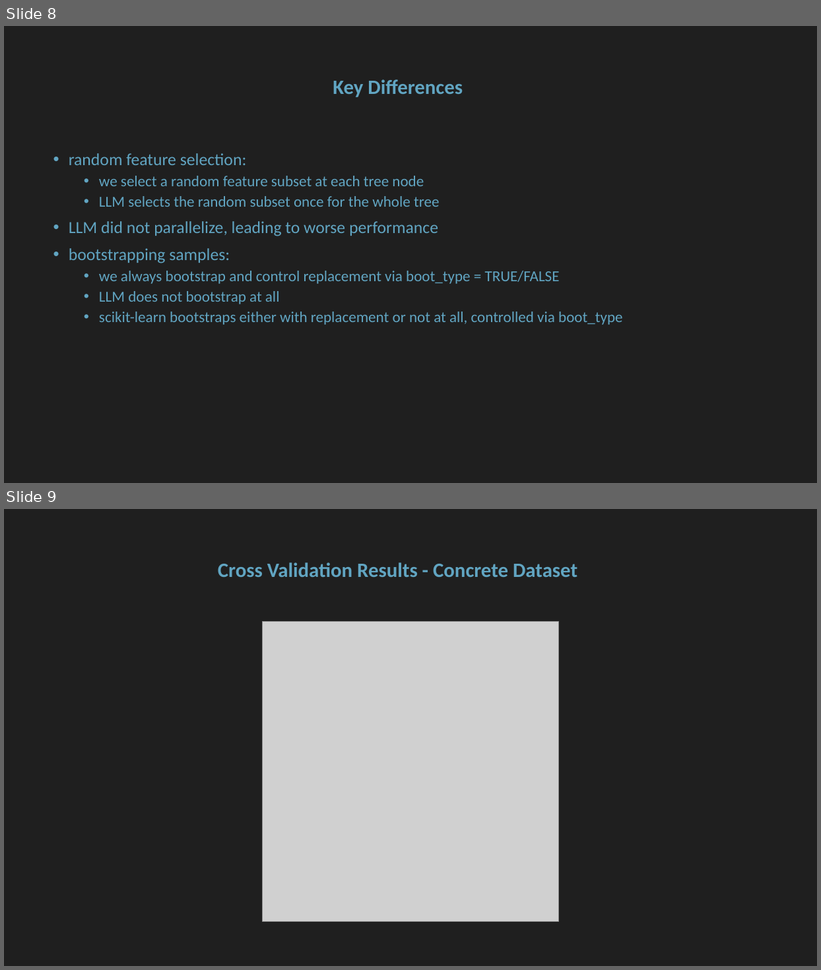
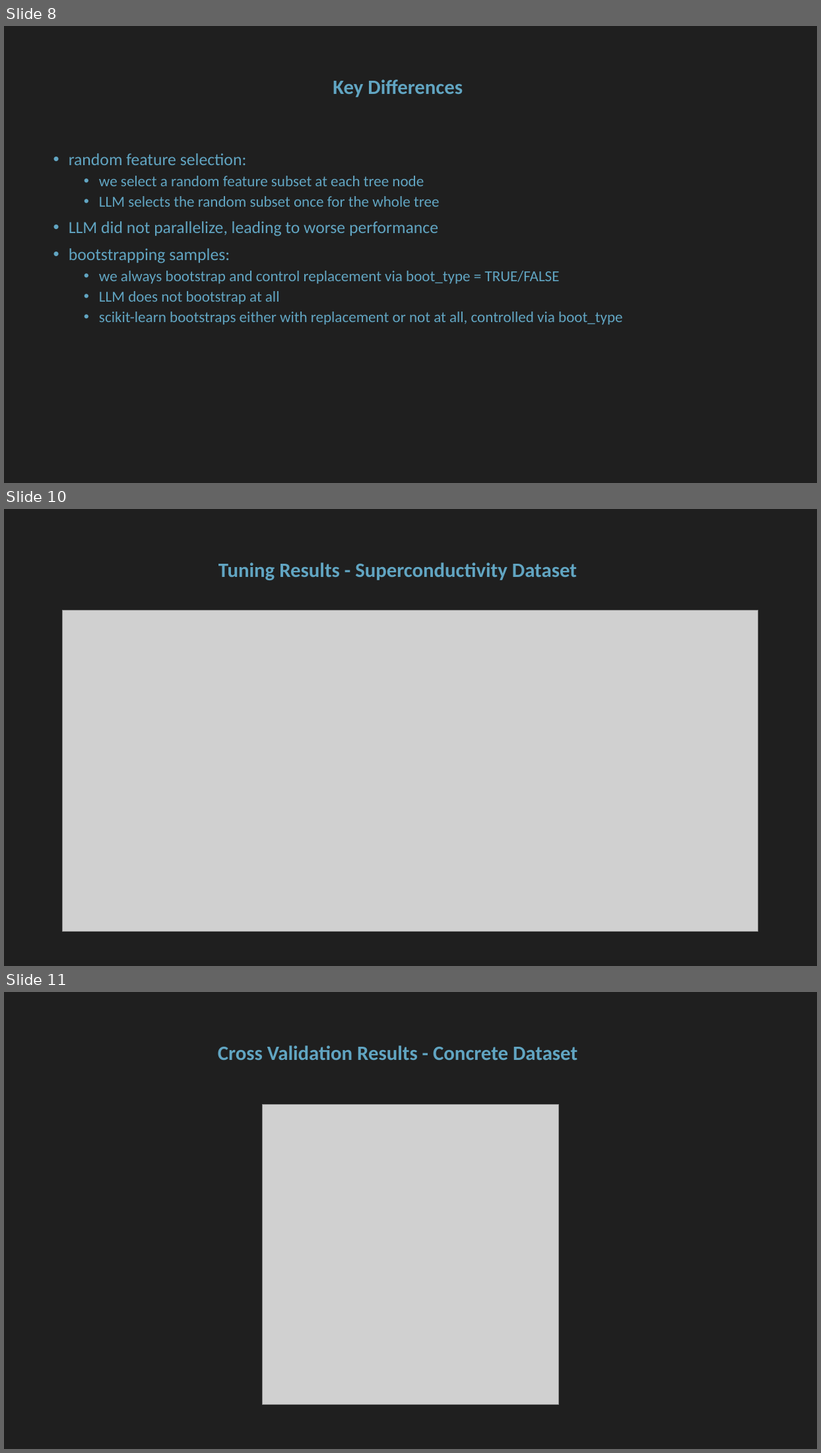
Before and after one commit to floengl/Machine-Learning, a slide deck: Exercise_2/Exercie2_slides.pptx. Shown one above the other, each under a label of ours: slides 8 and 9 before the commit, slides 8, 10 and 11 after it; the slides between them are not shown. The pictures are 821x970 and 821x1453 pixels, drawn with LibreOffice and Linux fonts; fonts in the diff are those of the drawing; grey boxes stand for pictures. Boxes give left, top, right and bottom in pixels: in the first picture for what was removed or moved away, otherwise in the second. Text is boxed around its words. In the diff, an @@ line names an element or a change of style, - is before the commit and + after.

```diff
--- a/Exercise_2/Exercie2_slides.pptx
+++ b/Exercise_2/Exercie2_slides.pptx
@@ slide 10 added at [4,509,817,966], background #1F1F1F @@
@@ title added at [218,562,577,580], 24 pt, text #61A5C2, bold @@
+Tuning Results - Superconductivity Dataset
@@ picture added at [63,610,758,931] @@
@@ what was slide 9 is now slide 11 @@
```
Also in this commit, not shown: 2 slides changed, 3 other slides added.
